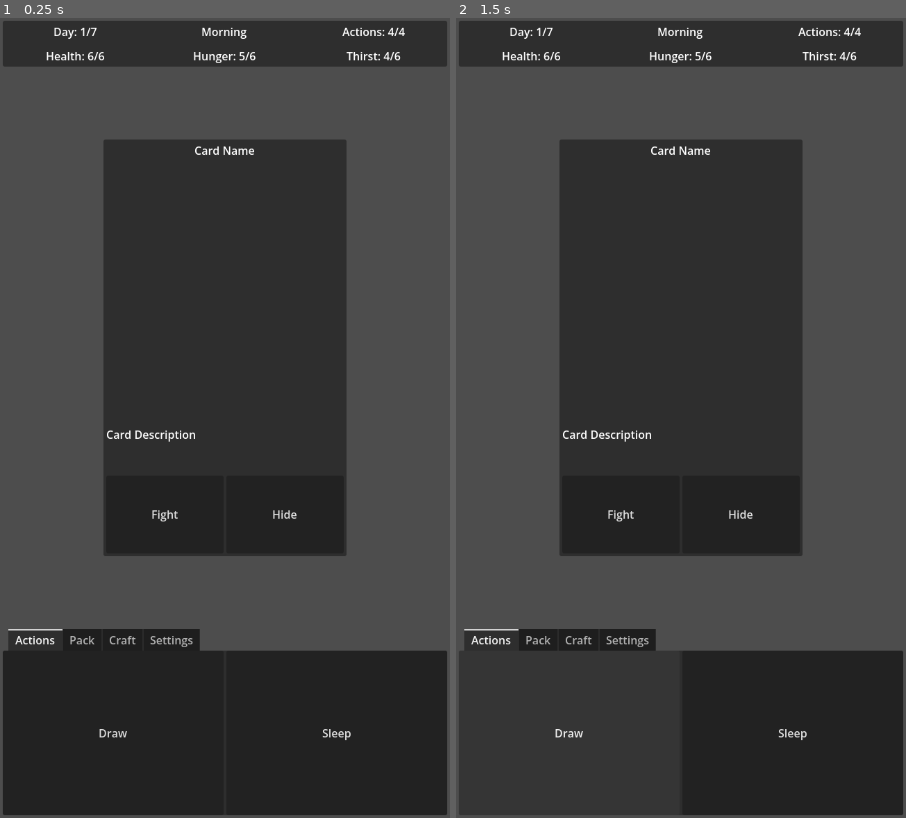
Above: before the commit, frames 1-2 (left to right).
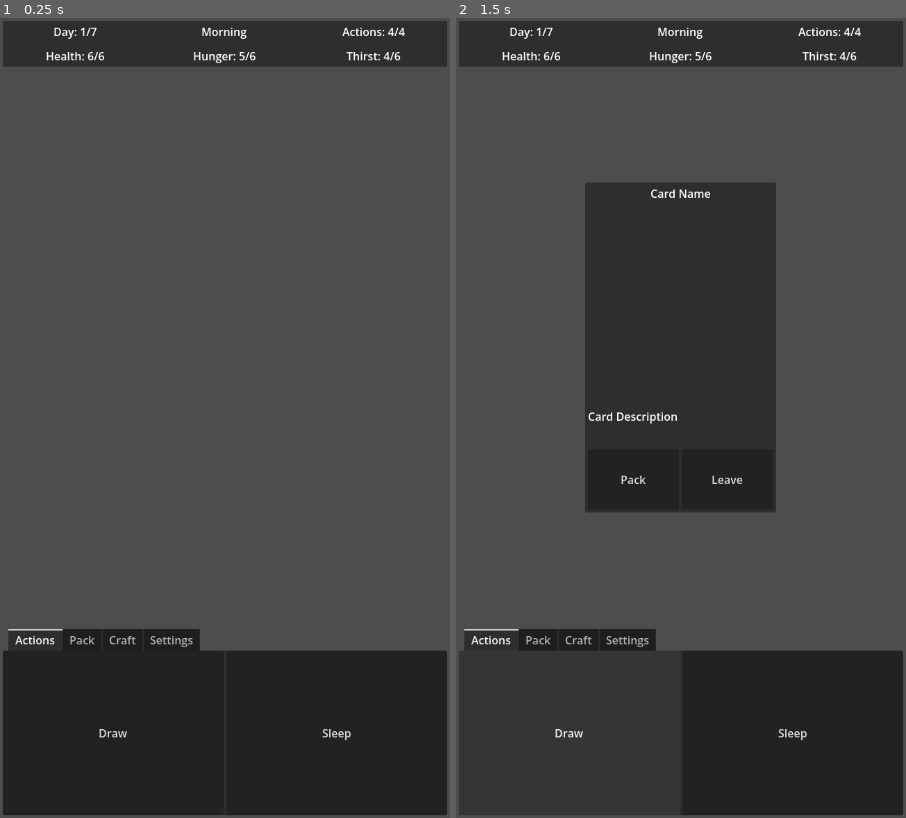
Above: after the commit, the same moments.

Repository: TheOnliestMattastic/Natural-One
Game: Godot game, scene res://scenes/game.tscn
Same seed, same stepped clock (60 frames per second), same inputs: the game is played once before the commit and once after it.
Inputs (mouse positions are in pixels of both pictures, inside the frame that each line leads up to):
- Up to frame 1 (0.25 s): no input
- Up to frame 2 (1.5 s): click (622, 514) at 0.5 s, where only the run before the commit has a clickable "Fight"; click "Draw" at 1.25 s

The runs differ from the first frame. In frame 1, 28% of the frame differs, in the area x 23-77%, y 15-68%; in frame 2, 11%.

Commit message:
Created game_master and ui scripts and a draw_card function

Diff:
--- a/scenes/card.tscn
+++ b/scenes/card.tscn
@@ -6,7 +6,7 @@
 [sub_resource type="StyleBoxEmpty" id="StyleBoxEmpty_pl73o"]
 
 [node name="Card" type="PanelContainer" unique_id=1644298931]
-custom_minimum_size = Vector2(350, 600)
+custom_minimum_size = Vector2(275, 475)
 anchors_preset = 8
 anchor_left = 0.5
 anchor_top = 0.5
@@ -34,6 +34,7 @@
 
 [node name="Name" type="Label" parent="MarginContainer/VBoxContainer" unique_id=572454450]
 layout_mode = 2
+text = "Card Name"
 horizontal_alignment = 1
 vertical_alignment = 1
 
@@ -50,6 +51,7 @@
 [node name="RichTextLabel" type="RichTextLabel" parent="MarginContainer/VBoxContainer/Description" unique_id=49611460]
 layout_mode = 2
 bbcode_enabled = true
+text = "Card description"
 vertical_alignment = 1
 
 [node name="Buttons" type="HBoxContainer" parent="MarginContainer/VBoxContainer" unique_id=1303281045]
@@ -58,9 +60,12 @@
 
 [node name="Button1" parent="MarginContainer/VBoxContainer/Buttons" unique_id=1965029988 instance=ExtResource("2_6u4wf")]
 layout_mode = 2
+text = "Option 1"
 
 [node name="Button2" parent="MarginContainer/VBoxContainer/Buttons" unique_id=622026557 instance=ExtResource("2_6u4wf")]
 layout_mode = 2
+text = "Option 2"
 
 [node name="Button3" parent="MarginContainer/VBoxContainer/Buttons" unique_id=170023242 instance=ExtResource("2_6u4wf")]
 layout_mode = 2
+text = "Option 3"
--- a/scenes/game.tscn
+++ b/scenes/game.tscn
@@ -1,19 +1,26 @@
 [gd_scene format=3 uid="uid://b8hmxj2dgu2ei"]
 
-[ext_resource type="PackedScene" uid="uid://yl33ltvvgh44" path="res://scenes/card.tscn" id="1_uwrxv"]
+[ext_resource type="Script" uid="uid://bia4suaeusweh" path="res://scripts/game_master.gd" id="1_lbhrr"]
+[ext_resource type="Script" uid="uid://ddd7muys8yekl" path="res://scripts/ui.gd" id="1_lnu2h"]
 [ext_resource type="PackedScene" uid="uid://dsm0gysm47txb" path="res://scenes/button.tscn" id="2_yqjtg"]
 
 [sub_resource type="StyleBoxEmpty" id="StyleBoxEmpty_e7i1q"]
 
 [node name="Game" type="Node" unique_id=568490508]
 
+[node name="GameMaster" type="Node" parent="." unique_id=1397079635]
+unique_name_in_owner = true
+script = ExtResource("1_lbhrr")
+
 [node name="UI" type="Control" parent="." unique_id=2128815973]
+unique_name_in_owner = true
 layout_mode = 3
 anchors_preset = 15
 anchor_right = 1.0
 anchor_bottom = 1.0
 grow_horizontal = 2
 grow_vertical = 2
+script = ExtResource("1_lnu2h")
 
 [node name="MarginContainer" type="MarginContainer" parent="UI" unique_id=375090825]
 layout_mode = 1
@@ -100,9 +107,6 @@
 size_flags_stretch_ratio = 3.0
 theme_override_styles/panel = SubResource("StyleBoxEmpty_e7i1q")
 
-[node name="Card" parent="UI/MarginContainer/VBoxContainer/Center" unique_id=1644298931 instance=ExtResource("1_uwrxv")]
-layout_mode = 2
-
 [node name="Bottom" type="TabContainer" parent="UI/MarginContainer/VBoxContainer" unique_id=763367368]
 layout_mode = 2
 size_flags_vertical = 3
@@ -114,11 +118,11 @@
 columns = 2
 metadata/_tab_index = 0
 
-[node name="DrawButton" parent="UI/MarginContainer/VBoxContainer/Bottom/Actions" unique_id=1965029988 instance=ExtResource("2_yqjtg")]
+[node name="Draw" parent="UI/MarginContainer/VBoxContainer/Bottom/Actions" unique_id=1965029988 instance=ExtResource("2_yqjtg")]
 layout_mode = 2
 text = "Draw"
 
-[node name="SleepButton" parent="UI/MarginContainer/VBoxContainer/Bottom/Actions" unique_id=82622137 instance=ExtResource("2_yqjtg")]
+[node name="Sleep" parent="UI/MarginContainer/VBoxContainer/Bottom/Actions" unique_id=82622137 instance=ExtResource("2_yqjtg")]
 layout_mode = 2
 text = "Sleep"
 
--- a/scripts/button.gd
+++ b/scripts/button.gd
@@ -1,4 +1,4 @@
 extends Button
 
 func _on_pressed() -> void:
-	print(text)
+	EventBus.button_pressed.emit(text)
--- a/scripts/card.gd
+++ b/scripts/card.gd
@@ -3,9 +3,9 @@
 @export var card_name: String = "Card Name"
 @export var card_description: String = "Card Description"
 @export var card_image: Sprite2D
-@export var option_1: String = "Fight"
-@export var option_2: String = "Hide"
-@export var option_3: String = "Flee"
+@export var option_1: String = "Pack"
+@export var option_2: String = "Leave"
+@export var option_3: String = ""
 
 @onready var name_label: Label = $MarginContainer/VBoxContainer/Name
 @onready var description_label: RichTextLabel = $MarginContainer/VBoxContainer/Description/RichTextLabel
@@ -14,9 +14,26 @@
 @onready var button_3: Button = $MarginContainer/VBoxContainer/Buttons/Button3
 
 func _ready() -> void:
+	set_values(card_name, card_description, card_image, option_1, option_2, option_3)
+
+func set_values(_card_name: String, _card_description: String, _card_image: Sprite2D, _option_1: String = "", _option_2: String = "", _option_3: String = "") -> void:
+	card_name = _card_name
+	card_description = _card_description
+	card_image = _card_image
+	option_1 = _option_1
+	option_2 = _option_2
+	option_3 = _option_3
+
 	name_label.set_text(card_name)
 	description_label.set_text(card_description)
 	button_1.set_text(option_1)
 	button_2.set_text(option_2)
 	button_3.set_text(option_3)
-	button_3.visible = false
+
+	# setting button visibility
+	if button_1.text == "": button_1.visible = false
+	else: button_1.visible = true
+	if button_2.text == "": button_2.visible = false
+	else: button_2.visible = true
+	if button_3.text == "": button_3.visible = false
+	else: button_3.visible = true
--- a/scripts/event_bus.gd
+++ b/scripts/event_bus.gd
@@ -1 +1,3 @@
 extends Node
+
+signal button_pressed(button: String)
--- /dev/null
+++ b/scripts/game_master.gd
@@ -0,0 +1,15 @@
+extends Node
+
+@onready var ui: Control = %UI
+
+func _ready() -> void:
+	EventBus.button_pressed.connect(_on_button_pressed)
+
+func _on_button_pressed(button) -> void:
+	match button:
+		"Draw":
+			ui.draw_card()
+			print("Drawing...")
+
+		"Sleep": print("Sleeping...")
+		_: print(button)
--- /dev/null
+++ b/scripts/ui.gd
@@ -0,0 +1,8 @@
+extends Control
+
+const CARD = preload("uid://yl33ltvvgh44")
+@onready var center: PanelContainer = $MarginContainer/VBoxContainer/Center
+
+func draw_card() -> void:
+	var card = CARD.instantiate()
+	center.add_child(card)
Not shown, added: scripts/game_master.gd.uid
Not shown, added: scripts/ui.gd.uid
